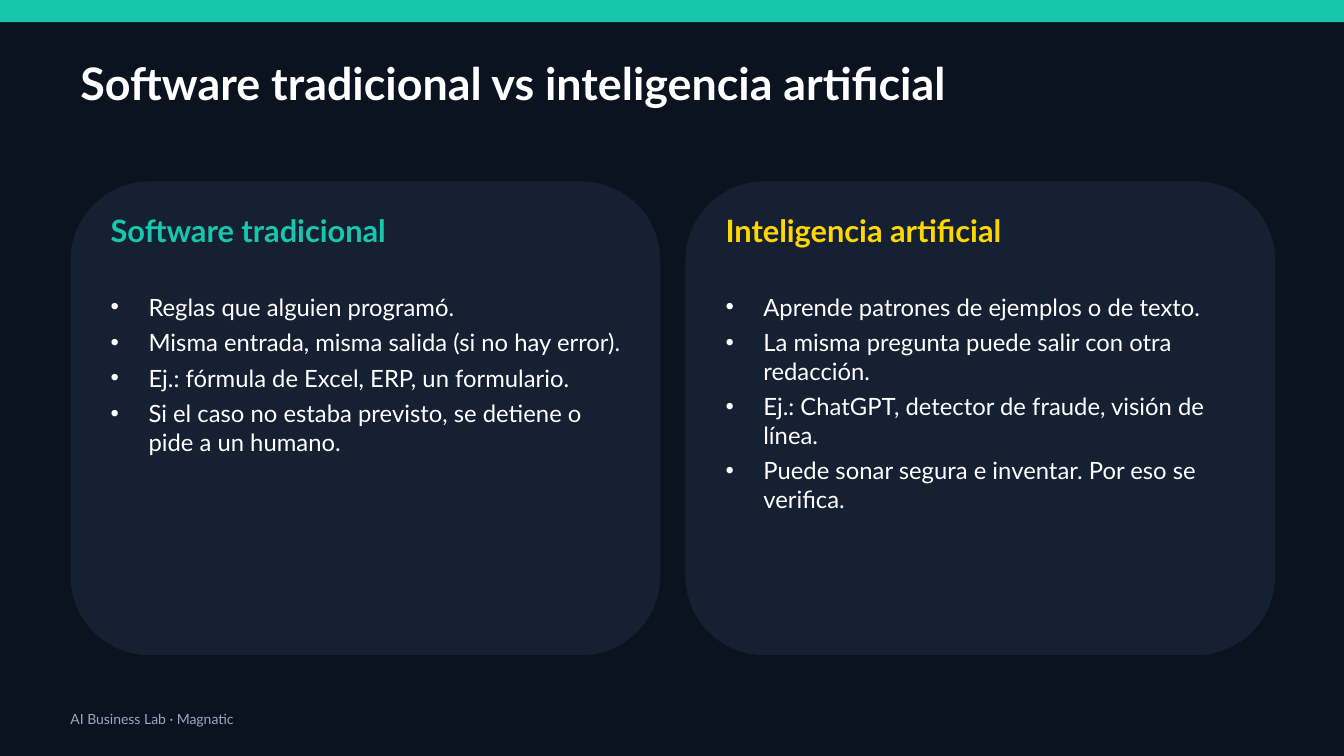
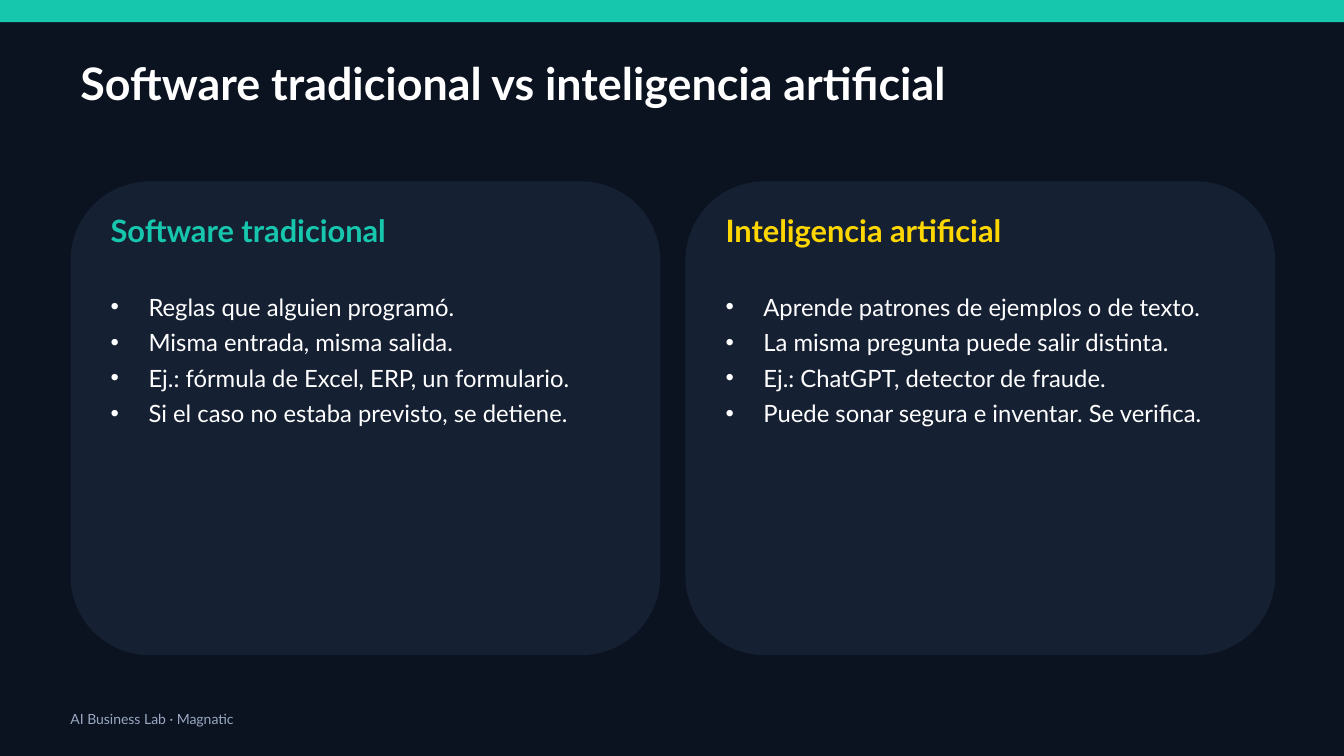
Before and after one commit to xander0408/CURSOS, a slide deck: slide 6 of AI-Business-Lab-Presentacion.pptx (slide 25 before the commit). Drawn at 1344x756 pixels with LibreOffice and Linux fonts; fonts in the diff are those of the drawing. Boxes give left, top, right and bottom in pixels: in the first picture for what was removed or moved away, otherwise in the second. Text is boxed around its words. In the diff, an @@ line names an element or a change of style, - is before the commit and + after.

```diff
--- a/AI-Business-Lab-Presentacion.pptx
+++ b/AI-Business-Lab-Presentacion.pptx
@@ text at box(149, 333, 453, 354): text changed @@
-• Misma entrada, misma salida (si no hay error).
+• Misma entrada, misma salida.
@@ text at box(763, 333, 1201, 427): text changed @@
-• La misma pregunta puede salir con otra redacción.
-• Ej.: ChatGPT, detector de fraude, visión de línea.
-• Puede sonar segura e inventar. Por eso se verifica.
+• La misma pregunta puede salir distinta.
+• Ej.: ChatGPT, detector de fraude.
+• Puede sonar segura e inventar. Se verifica.
@@ text at box(149, 404, 568, 426): text changed @@
-• Si el caso no estaba previsto, se detiene o pide a un humano.
+• Si el caso no estaba previsto, se detiene.
```
Also in this commit, not shown: 28 other slides changed, 1 slide added, 42 slides removed, 1 other file.
